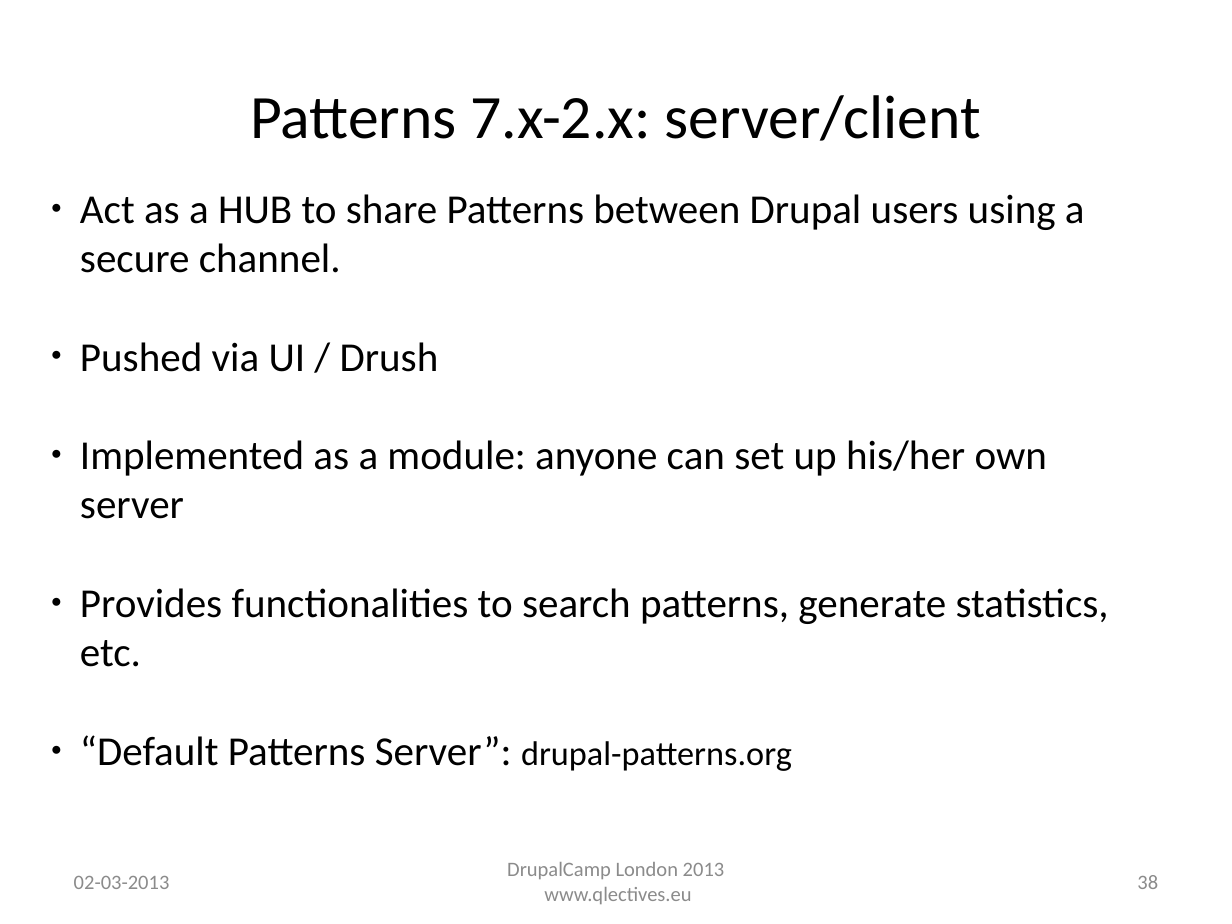
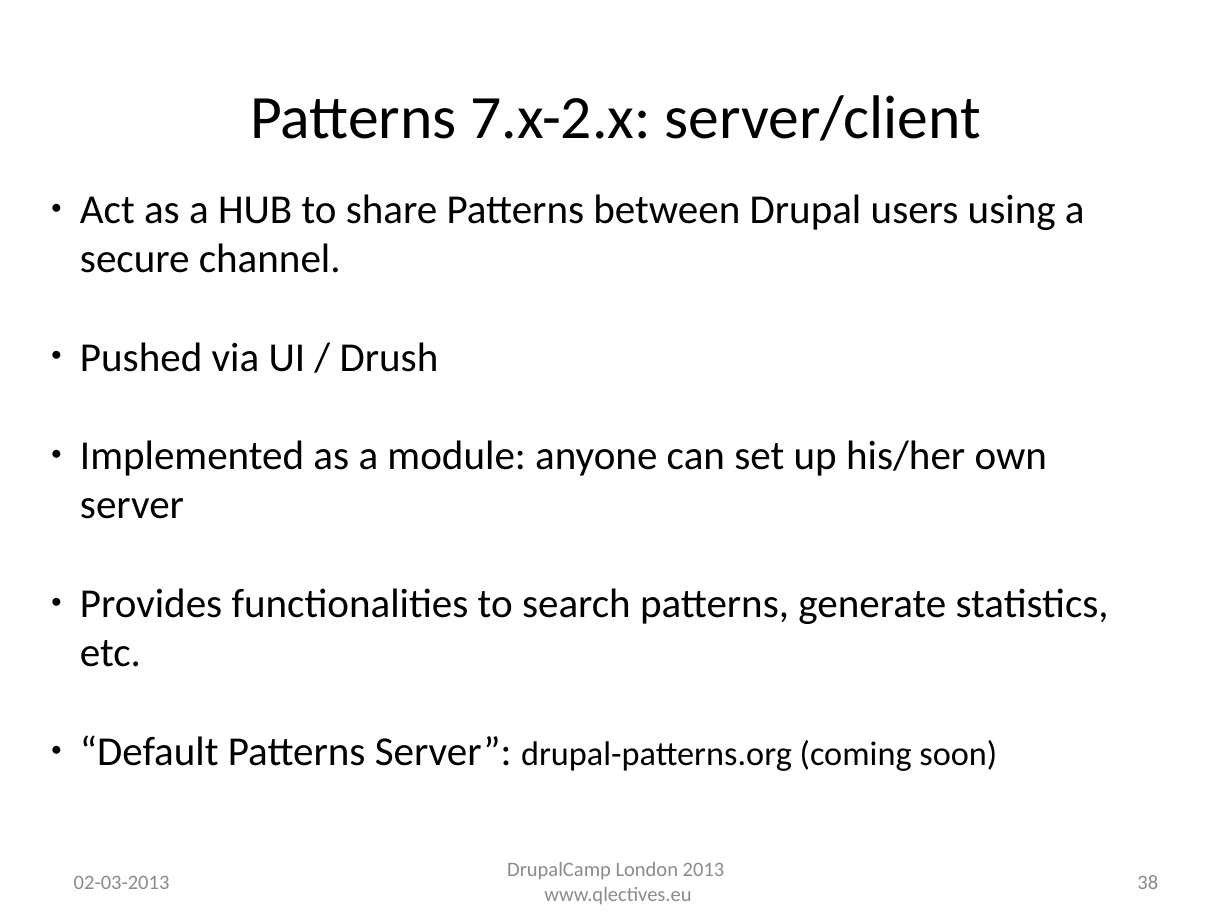
Before and after one commit to QScience/dc-slides, a slide deck: slide 38 of dclondon2013/patterns_dclondon2013.odp. Drawn at 1232x924 pixels with LibreOffice and Linux fonts; fonts in the diff are those of the drawing; background and template pictures are left out. Boxes give left, top, right and bottom in pixels: in the first picture for what was removed or moved away, otherwise in the second. Text is boxed around its words. In the diff, an @@ line names an element or a change of style, - is before the commit and + after.

```diff
--- a/dclondon2013/patterns_dclondon2013.odp
+++ b/dclondon2013/patterns_dclondon2013.odp
@@ text at (80,735,997,771): text changed; size 24 to 20 pt @@
-● “Default Patterns Server”: drupal-patterns.org
+● “Default Patterns Server”: drupal-patterns.org (coming soon)
```
Also in this commit, not shown: 15 other slides changed, 1 slide added, 3 other files.
